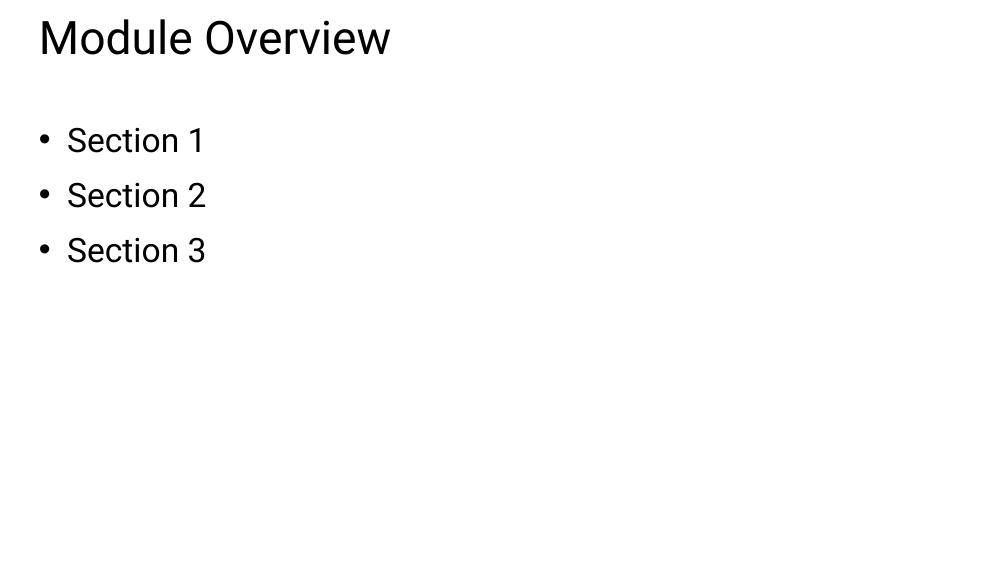
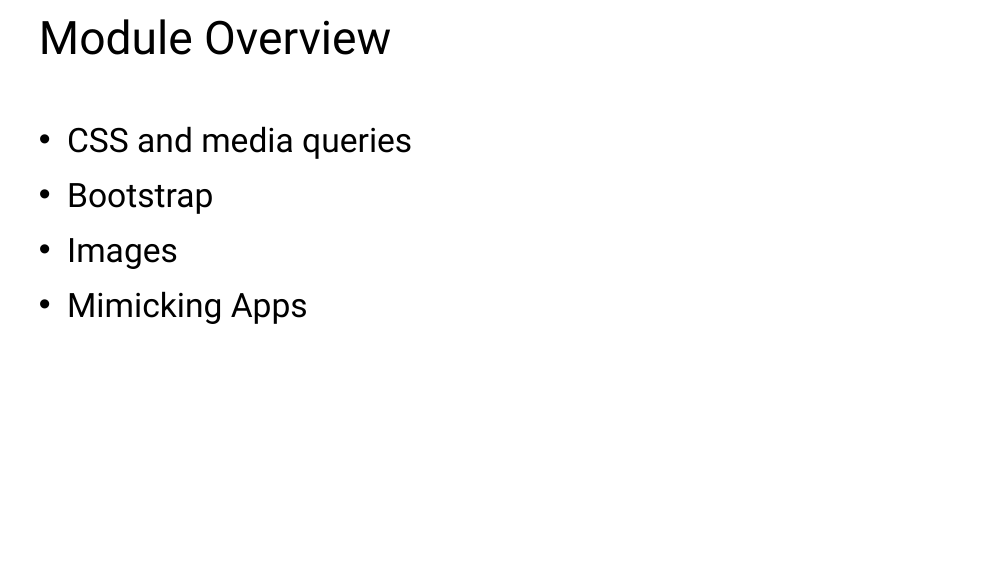
Before and after one commit to CharaD7/FrayedKnot, a slide deck: slide 4 of Slides/M2 Mobile UI.pptx. Drawn at 1008x567 pixels with LibreOffice and Linux fonts; fonts in the diff are those of the drawing. Boxes give left, top, right and bottom in pixels: in the first picture for what was removed or moved away, otherwise in the second. Text is boxed around its words. In the diff, an @@ line names an element or a change of style, - is before the commit and + after.

Commit message:
Slide updates
Created version 1 of module 2
Updated module 1

```diff
--- a/Slides/M2 Mobile UI.pptx
+++ b/Slides/M2 Mobile UI.pptx
@@ text at (x1=67, y1=126, x2=412, y2=324): text changed @@
-• Section 1
-• Section 2
-• Section 3
+• CSS and media queries
+• Bootstrap
+• Images
+• Mimicking Apps
```
Also in this commit, not shown: 31 slides added, 5 slides removed, 1 other file.
